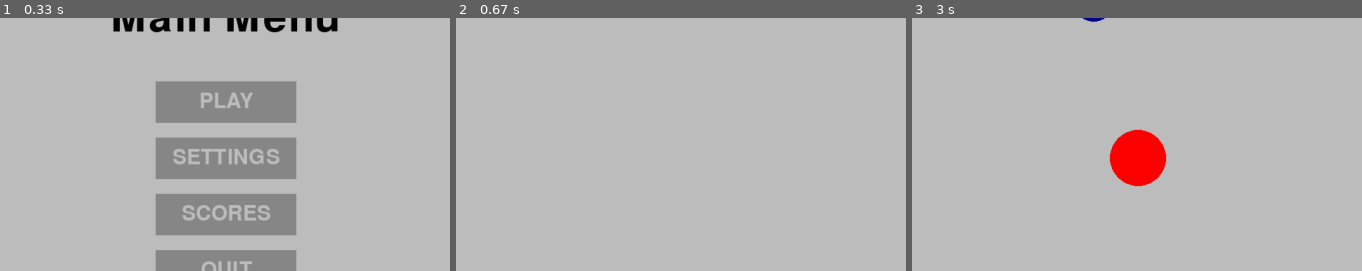
Above: before the commit, frames 1-3 (left to right).
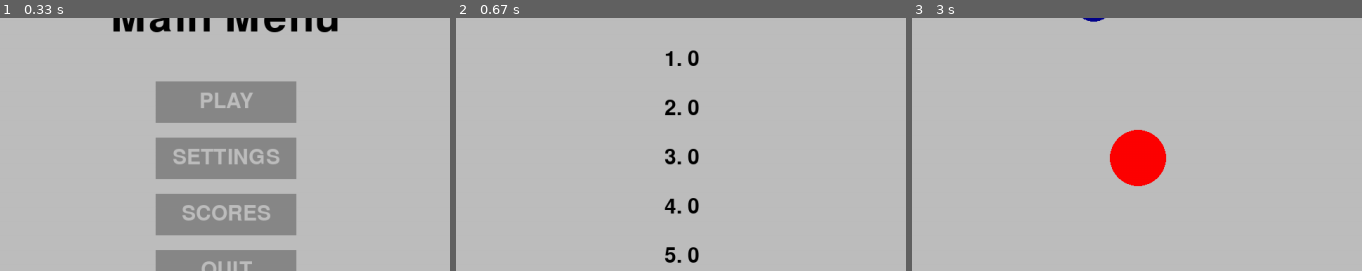
Above: after the commit, the same moments.

Repository: EricNohara/PyGame-Circumventor
Game: pygame game, started from betagame.py
Same seed, same stepped clock (60 frames per second), same inputs: the game is played once before the commit and once after it.
Inputs:
- Up to frame 1 (0.33 s): no input
- Up to frame 2 (0.67 s): click "SCORES" at 0.38 s
- Up to frame 3 (3 s): tap Enter at 0.83, 2.67 s; click "RETURN" at 2.22 s
The pictures show only the part of the screen within x 25-75%, y 22-72%; the shares and areas given below are measured in that part.

Frame 1 is identical in both runs. In frame 2, 1.1% of the frame differs, in the area x 46-54%, y 12-97%; in frame 3, nothing differs.

Commit message:
added scoreboard feature

Diff:
--- a/betagame.py
+++ b/betagame.py
@@ -12,6 +12,7 @@
 projectile_radius = 30
 player_pos = pg.Vector2(screen.get_width() / 2, screen.get_height() / 2)
 score = -2
+SCORES = [0,0,0,0,0]
 
 font = pg.font.Font('freesansbold.ttf', 30)
 header_font = pg.font.Font('freesansbold.ttf', 60)
@@ -129,6 +130,8 @@
         collide = player.collidelist(hazards)
 
         if not (collide == -1):
+            SCORES.append(score)
+            SCORES.sort()
             reset_game()
             game_over()
 
@@ -157,10 +160,25 @@
         RETURN_BTN.changeColor(MOUSE_POS)
         RETURN_BTN.update(screen)
 
+        score1 = font.render("1. {0}".format(SCORES[len(SCORES)-1]), True, "black")
+        score2 = font.render("2. {0}".format(SCORES[len(SCORES)-2]), True, "black")
+        score3 = font.render("3. {0}".format(SCORES[len(SCORES)-3]), True, "black")
+        score4 = font.render("4. {0}".format(SCORES[len(SCORES)-4]), True, "black")
+        score5 = font.render("5. {0}".format(SCORES[len(SCORES)-5]), True, "black")
+
+        y_pos = HEIGHT/3.5
+        for s in [score1, score2, score3, score4, score5]:
+            s_rect = s.get_rect()
+            screen.blit(s, ((WIDTH-s_rect.w)/2, y_pos))
+            y_pos += 70
+
         for event in pg.event.get():
             check_exit(event)
             if event.type == pg.MOUSEBUTTONDOWN:
                 if RETURN_BTN.checkForInput(MOUSE_POS):
+                    menu_screen(return_menu_type)
+            if event.type == pg.KEYDOWN:
+                if event.key == pg.K_ESCAPE:
                     menu_screen(return_menu_type)
 
         pg.display.flip()
